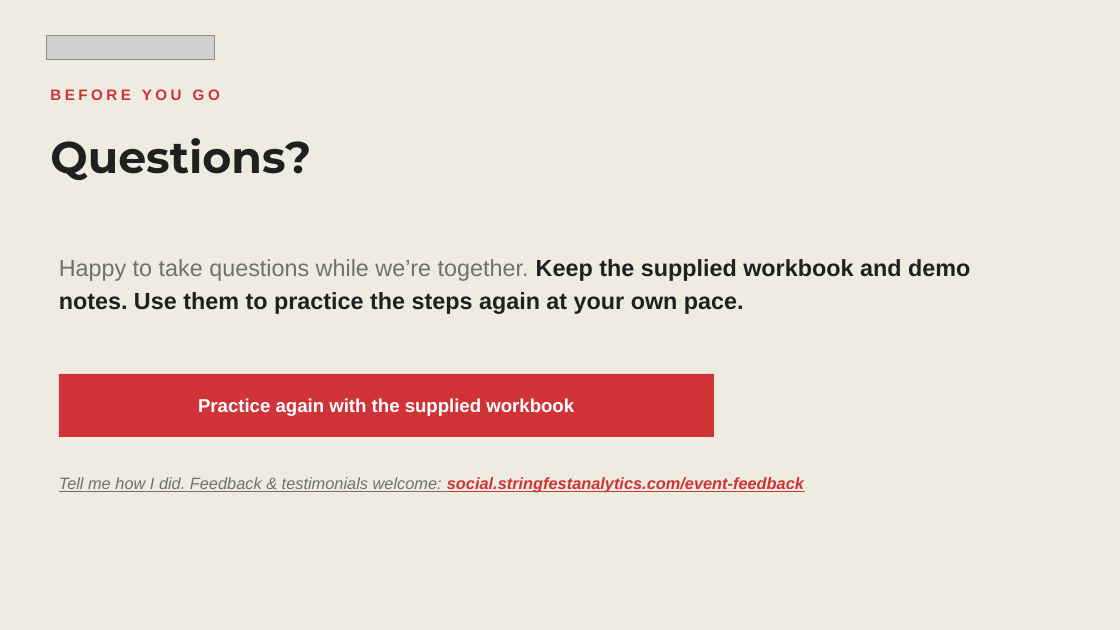
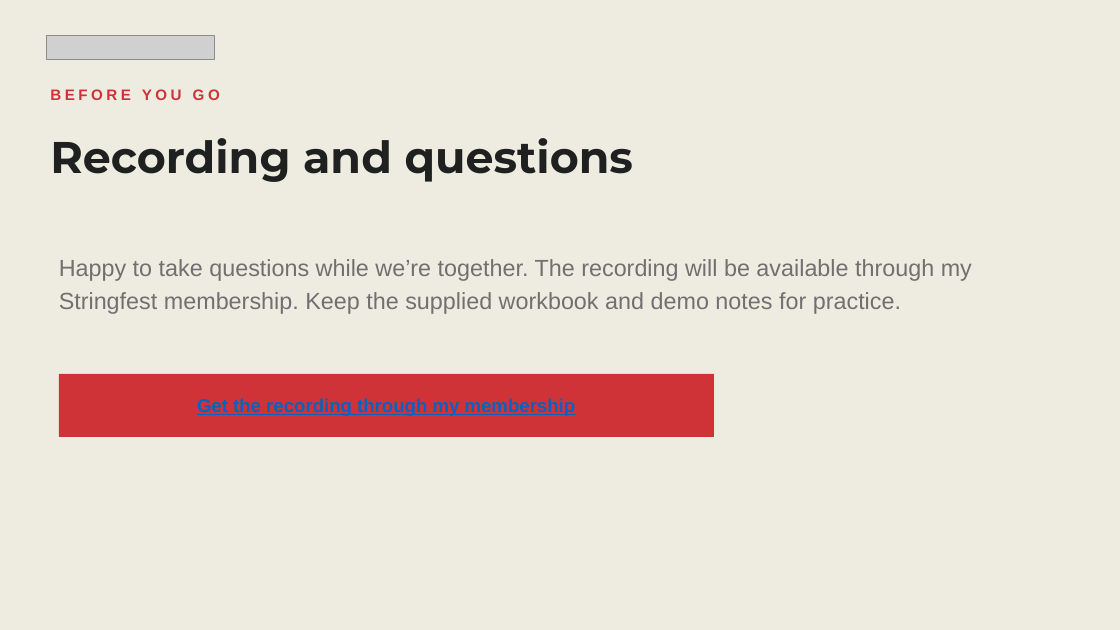
Before and after one commit to stringfestdata/power-query-demo-day, a slide deck: slide 15 of power-query-demo-day.pptx. Drawn at 1120x630 pixels with LibreOffice and Linux fonts; fonts in the diff are those of the drawing; grey boxes stand for pictures. Boxes give left, top, right and bottom in pixels: in the first picture for what was removed or moved away, otherwise in the second. Text is boxed around its words. In the diff, an @@ line names an element or a change of style, - is before the commit and + after.

```diff
--- a/power-query-demo-day.pptx
+++ b/power-query-demo-day.pptx
@@ text at <box>50,138,633,182</box>: text changed @@
-Questions?
+Recording and questions
@@ text at <box>59,259,972,314</box>: text changed; text colour #1F2120 to #707070; bold off @@
-Happy to take questions while we’re together. Keep the supplied workbook and demo notes. Use them to practice the steps again at your own pace.
+Happy to take questions while we’re together. The recording will be available through my Stringfest membership. Keep the supplied workbook and demo notes for practice.
@@ text at <box>197,398,576,416</box>: text changed; text colour #FFFFFF to #0563C1 @@
-Practice again with the supplied workbook
+Get the recording through my membership
@@ text removed at <box>59,477,804,493</box> @@
-Tell me how I did. Feedback & testimonials welcome: social.stringfestanalytics.com/event-feedback
```
Also in this commit, not shown: 1 other slide changed.
